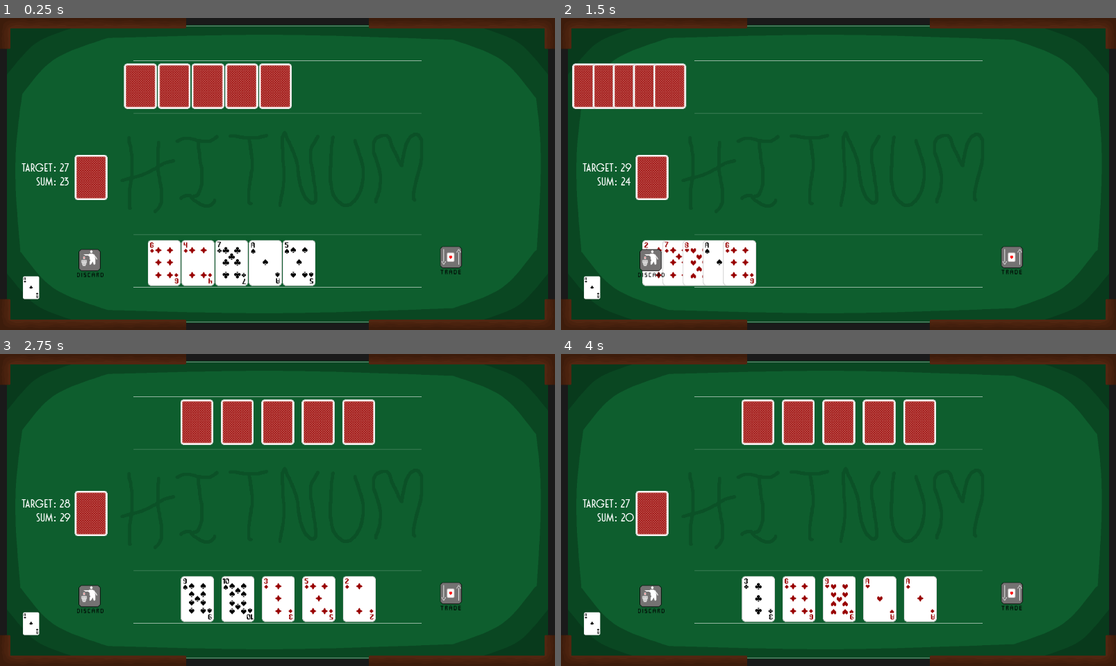
Above: before the commit, frames 1-4 (two rows, left to right).
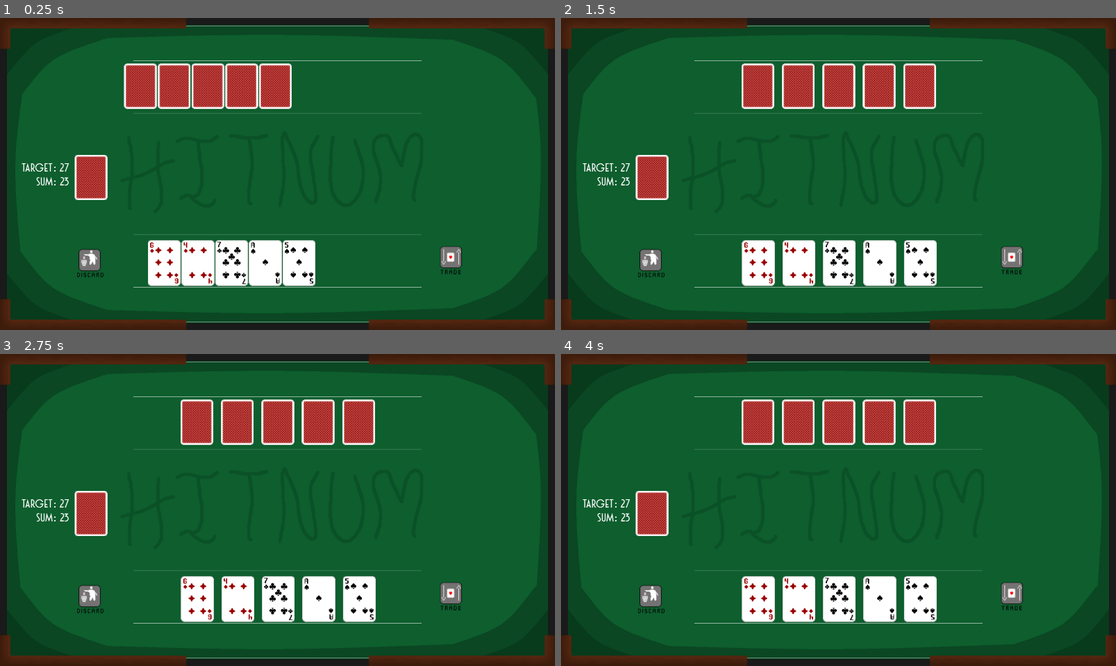
Above: after the commit, the same moments.

Repository: Otaibifmf/card-game
Game: Godot game, scene res://Main.tscn
Same seed, same stepped clock (60 frames per second), same inputs: the game is played once before the commit and once after it.
Inputs (mouse positions are in pixels of both pictures, inside the frame that each line leads up to):
- Up to frame 1 (0.25 s): no input
- Up to frame 2 (1.5 s): click (1010, 261) at 0.5 s; click (599, 286) at 1.27 s
- Up to frame 3 (2.75 s): click (38, 622) at 2.02 s
- Up to frame 4 (4 s): click (599, 622) at 2.77 s; click (1010, 597) at 3.5 s

The runs differ from the first frame. In frame 1, 0.2% of the frame differs, in the area x 4-8%, y 82-91%; in frame 2, 14%, in the area x 2-68%, y 14-91%; in frame 3, 1.1%; in frame 4, 0.9%.

Commit message:
added licenses

Diff:
--- a/BotHand.gd
+++ b/BotHand.gd
@@ -20,7 +20,6 @@
 func _ready():
 	deck = get_node("../Deck")
 	turn_manager = get_node("../TurnManager")
-
 	turn_manager.bot_turn_started.connect(_on_bot_turn_started)
 
 	var player_hand = get_node("../PlayerHand")
@@ -35,39 +34,28 @@
 	_update_card_positions()
 
 func _on_bot_turn_started():
-	if has_won or turn_manager.game_over:
+	if has_won:
 		return
 
 	can_play = true
-	print("🤖 Bot turn begins")
-
 	await get_tree().create_timer(1.2).timeout
-
-	print("🤖 Bot total before:", calculate_total(), "Target:", TARGET_TOTAL)
 
 	_discard_random_cards()
 
 	await get_tree().create_timer(1.2).timeout
 
 	var total = calculate_total()
-	print("🤖 Bot total after:", total)
-
 	if total == TARGET_TOTAL:
-		var win_popup = get_node("../WinPopup")
-		if win_popup:
-			win_popup.texture = load("res://assets/lose_popup.png")
-			win_popup.visible = true
-
 		has_won = true
 		can_play = false
+		_show_loss_popup()
 		if turn_manager:
 			turn_manager.game_over = true
-		print("🤖 Bot won. Ending game.")
 		return
 
 	can_play = false
-	print("👉 Ending Bot Turn")
-	turn_manager.end_bot_turn()
+	if turn_manager:
+		turn_manager.end_bot_turn()
 
 func _create_hidden_card(card_data):
 	var card = card_scene.instantiate()
@@ -88,7 +76,6 @@
 	return card
 
 func _on_card_pressed(card):
-	print("🟦 Bot card pressed signal emitted:", card.name)
 	emit_signal("bot_card_pressed", card)
 
 func _update_card_positions():
@@ -117,15 +104,11 @@
 	for i in range(count_to_discard):
 		var card_data = deck.draw_card()
 		if card_data == null:
-			var popup = get_node("../WinPopup")
-			if popup:
-				popup.texture = load("res://assets/lose_popup.png")
-				popup.visible = true
 			can_play = false
+			_show_loss_popup()
 			if turn_manager:
 				turn_manager.game_over = true
 			return
-
 		var new_card = _create_hidden_card(card_data)
 		cards.append(new_card)
 
@@ -145,3 +128,13 @@
 			if rank_values.has(rank):
 				total += rank_values[rank]
 	return total
+
+func _show_loss_popup():
+	var popup = get_node("../WinPopup")
+	if popup:
+		popup.texture = load("res://assets/lose_popup.png")
+		popup.visible = true
+
+	var restart_button = get_node("../RestartButton")
+	if restart_button:
+		restart_button.visible = true
--- a/Main.tscn
+++ b/Main.tscn
@@ -12,8 +12,8 @@
 [ext_resource type="Texture2D" uid="uid://76vu05xeloiv" path="res://assets/Dark_Discard_Button.png" id="10_p7jqx"]
 [ext_resource type="Texture2D" uid="uid://c4tygjby0dmrt" path="res://assets/trade_button.png" id="11_3swvn"]
 [ext_resource type="Texture2D" uid="uid://b73r221o0nx8c" path="res://assets/Dark_Trade_Button.png" id="12_750ol"]
+[ext_resource type="Texture2D" uid="uid://mbup0q7kj715" path="res://assets/Restart_Button.png" id="13_3xuw4"]
 [ext_resource type="Script" path="res://RestartButton.gd" id="13_08l86"]
-[ext_resource type="Texture2D" uid="uid://bh47nw62anop5" path="res://ace_of_clubs.png" id="13_jkgg1"]
 
 [sub_resource type="Theme" id="Theme_mu1qb"]
 
@@ -104,9 +104,10 @@
 stretch_mode = 5
 
 [node name="RestartButton" type="TextureButton" parent="."]
-offset_left = 78.0
-offset_top = 894.0
-offset_right = 196.0
-offset_bottom = 973.0
-texture_normal = ExtResource("13_jkgg1")
+offset_left = 784.0
+offset_top = 766.0
+offset_right = 1406.0
+offset_bottom = 915.0
+scale = Vector2(0.5, 0.5)
+texture_normal = ExtResource("13_3xuw4")
 script = ExtResource("13_08l86")
--- a/PlayerHand.gd
+++ b/PlayerHand.gd
@@ -49,15 +49,12 @@
 	if trade_button:
 		trade_button.pressed.connect(toggle_trade_mode)
 
-	update_hand_sum_label()
+	update_hand_total_label()
 	update_target_label()
 
 func _on_player_turn_started():
 	can_play = true
 	print("🧑 Player's turn started - you can now play.")
-	var trade_button = get_node("../TradeButton")
-	if trade_button:
-		trade_button.disabled = false
 
 func _create_card_from_data(card_data):
 	var card = card_scene.instantiate()
@@ -81,16 +78,10 @@
 		print("⛔ You tried to select a card during bot's turn!")
 		return
 
-	if trade_mode:
-		if card in selected_cards:
-			selected_cards.erase(card)
-		elif selected_cards.size() < MAX_SELECTION:
-			selected_cards.append(card)
-	else:
-		if card in selected_cards:
-			selected_cards.erase(card)
-		elif selected_cards.size() < MAX_SELECTION:
-			selected_cards.append(card)
+	if card in selected_cards:
+		selected_cards.erase(card)
+	elif selected_cards.size() < MAX_SELECTION:
+		selected_cards.append(card)
 
 	_update_card_positions()
 	_update_discard_button_state()
@@ -117,7 +108,7 @@
 		_animate_position(card, target_pos)
 
 	update_target_label()
-	update_hand_sum_label()
+	update_hand_total_label()
 
 func _animate_position(card, target_pos):
 	var tween = create_tween()
@@ -133,11 +124,7 @@
 		discard_button.disabled = selected_cards.is_empty() or trade_mode
 
 func _on_discard_pressed():
-	if not can_play:
-		print("⛔ Discard pressed during bot's turn!")
-		return
-
-	if selected_cards.is_empty():
+	if not can_play or selected_cards.is_empty():
 		return
 
 	var num_to_replace = selected_cards.size()
@@ -150,15 +137,11 @@
 	for i in range(num_to_replace):
 		var card_data = deck.draw_card()
 		if card_data == null:
-			var popup = get_node("../WinPopup")
-			if popup:
-				popup.texture = load("res://assets/lose_popup.png")
-				popup.visible = true
+			_show_loss_popup()
 			can_play = false
 			if turn_manager:
 				turn_manager.game_over = true
 			return
-
 		var new_card = _create_card_from_data(card_data)
 		cards.append(new_card)
 
@@ -166,18 +149,13 @@
 	_update_discard_button_state()
 
 	if calculate_total() == TARGET_TOTAL:
-		var win_popup = get_node("../WinPopup")
-		if win_popup:
-			win_popup.texture = load("res://assets/win_popup.png")
-			win_popup.visible = true
-
+		_show_win_popup()
 		can_play = false
 		if turn_manager:
 			turn_manager.game_over = true
 		return
 
 	can_play = false
-	print("👉 Ending Player Turn")
 	if turn_manager:
 		turn_manager.end_player_turn()
 
@@ -196,7 +174,7 @@
 				total += rank_values[rank]
 	return total
 
-func update_hand_sum_label():
+func update_hand_total_label():
 	var label = get_node("../HandSumLabel")
 	if label:
 		label.text = "Sum: " + str(calculate_total())
@@ -212,7 +190,6 @@
 	selected_bot_cards.clear()
 	_update_card_positions()
 	_update_discard_button_state()
-	print("🟢 Trade mode is", trade_mode)
 
 func _on_bot_card_selected(card):
 	if not can_play or not trade_mode:
@@ -245,25 +222,34 @@
 	selected_bot_cards.clear()
 	trade_mode = false
 	_update_card_positions()
-	_update_discard_button_state()
-
-	print("🔁 Trade completed!")
 
 	if calculate_total() == TARGET_TOTAL:
-		var win_label = get_node("../WinLabel")
-		if win_label:
-			win_label.text = "🎉 You Win!"
-			win_label.visible = true
+		_show_win_popup()
 		can_play = false
 		if turn_manager:
 			turn_manager.game_over = true
-	else:
-		can_play = false
-
-	var trade_button = get_node("../TradeButton")
-	if trade_button:
-		trade_button.disabled = true
-
-	print("👉 Ending Player Turn after trade")
+		return
+
+	can_play = false
 	if turn_manager:
 		turn_manager.end_player_turn()
+
+func _show_win_popup():
+	var popup = get_node("../WinPopup")
+	if popup:
+		popup.texture = load("res://assets/win_popup.png")
+		popup.visible = true
+
+	var restart_button = get_node("../RestartButton")
+	if restart_button:
+		restart_button.visible = true
+
+func _show_loss_popup():
+	var popup = get_node("../WinPopup")
+	if popup:
+		popup.texture = load("res://assets/lose_popup.png")
+		popup.visible = true
+
+	var restart_button = get_node("../RestartButton")
+	if restart_button:
+		restart_button.visible = true
--- a/RestartButton.gd
+++ b/RestartButton.gd
@@ -1,8 +1,8 @@
 extends TextureButton
 
+
 func _ready():
-	# Always visible
-	visible = true
+	visible = false
 	pressed.connect(_on_pressed)
 
 func _on_pressed():
Not shown, added: Licenses/[FX License].txt
Not shown, added: Licenses/info.txt
